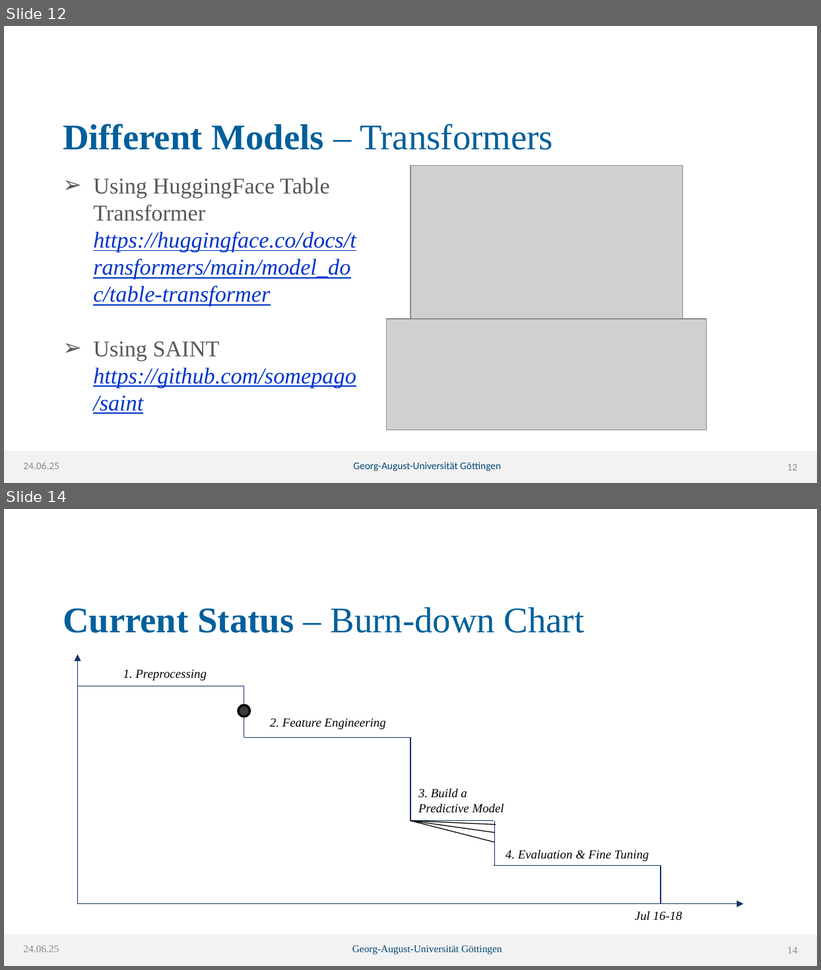
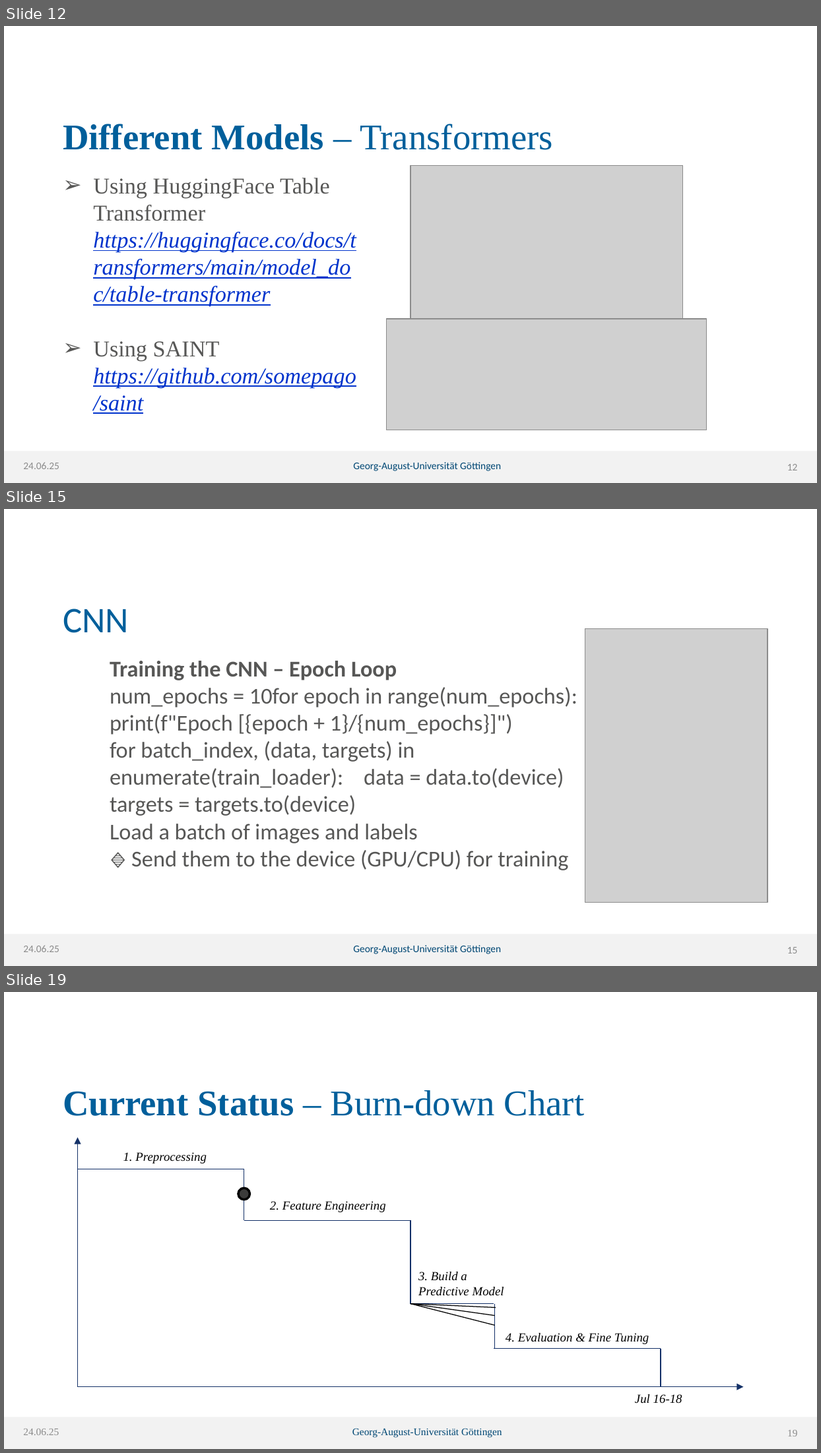
Before and after one commit to lhahner/price-predicition-project, a slide deck: docs/intermediate-pres.pptx. Shown one above the other, each under a label of ours: slides 12 and 14 before the commit, slides 12, 15 and 19 after it; the slides between them are not shown. The pictures are 821x970 and 821x1453 pixels, drawn with LibreOffice and Linux fonts; fonts in the diff are those of the drawing; grey boxes stand for pictures; background and template pictures are left out. Boxes give left, top, right and bottom in pixels: in the first picture for what was removed or moved away, otherwise in the second. Text is boxed around its words. In the diff, an @@ line names an element or a change of style, - is before the commit and + after.

```diff
--- a/docs/intermediate-pres.pptx
+++ b/docs/intermediate-pres.pptx
@@ slide 15 added at <box>4,509,817,966</box>, background picture (left out); not listed: 2 template elements that a slide beside it also shows @@
@@ title added at <box>63,609,129,633</box>, 32 pt, text #005F9B @@
+CNN
@@ picture added at <box>585,628,768,902</box> @@
@@ text added at <box>110,661,578,871</box>, 20 pt, text #575756 @@
+Training the CNN – Epoch Loop
+num_epochs = 10for epoch in range(num_epochs): print(f"Epoch [{epoch + 1}/{num_epochs}]")
+for batch_index, (data, targets) in enumerate(train_loader): data = data.to(device) targets = targets.to(device)
+Load a batch of images and labels
+🔹 Send them to the device (GPU/CPU) for training
@@ text added at <box>23,946,59,953</box>, 9 pt, text #8C8C8C @@
+24.06.25
@@ text added at <box>353,945,501,955</box>, 9 pt, text #004774 @@
+Georg-August-Universität Göttingen
@@ page number added at <box>787,947,798,954</box>, 9 pt, text #8C8C8C @@
+15
@@ what was slide 14 is now slide 19 @@
@@ page number at <box>787,1430,797,1437</box>: text changed @@
-14
+19
```
Also in this commit, not shown: 2 slides changed, 5 other slides added, 1 other file.
